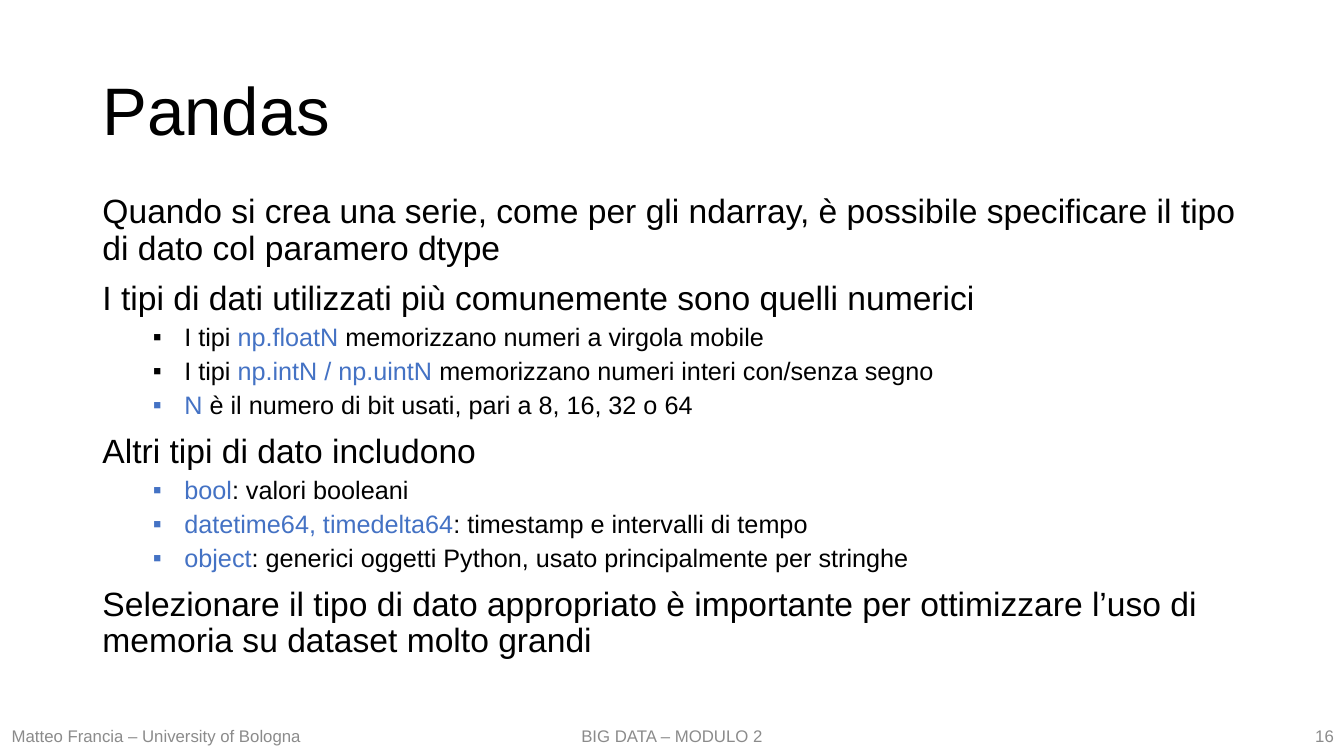
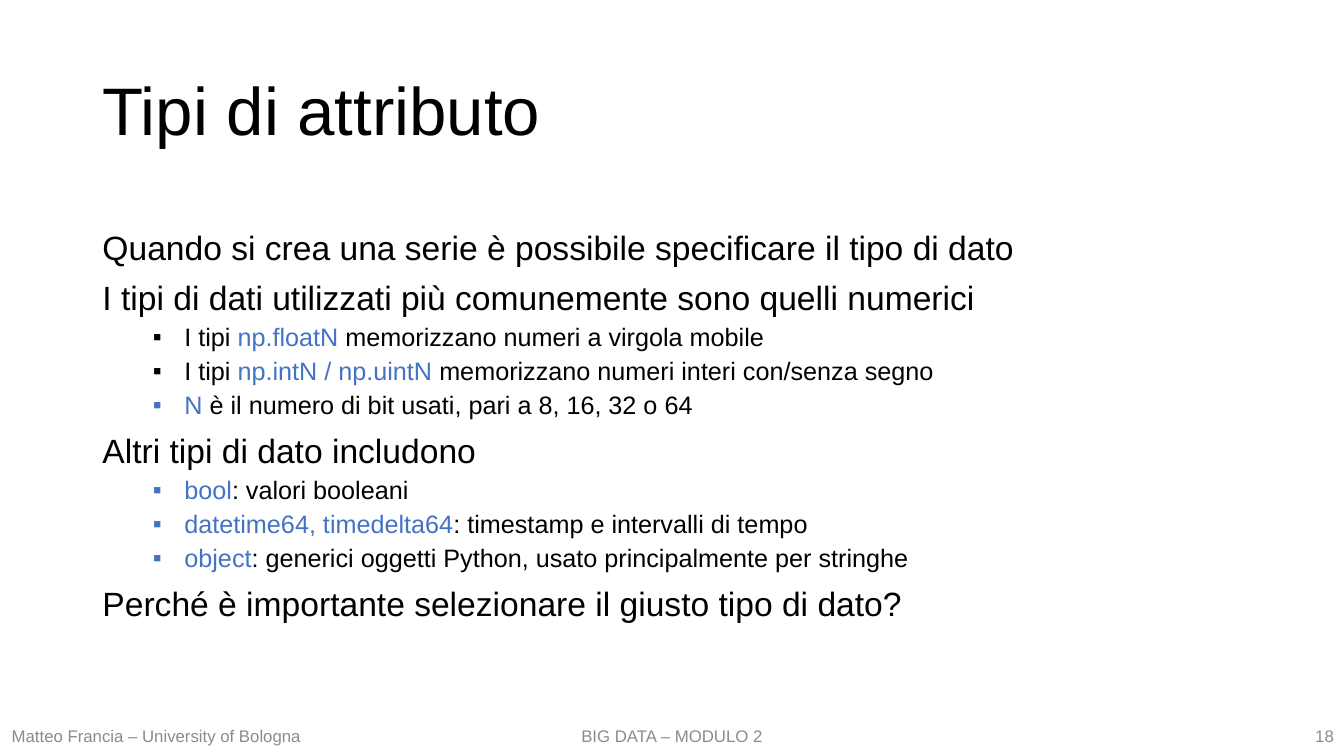
Before and after one commit to w4bo/teaching-handsondatapipelines, a slide deck: slide 18 of 01-DataPreprocessing/slides.pptx (slide 16 before the commit). Drawn at 1344x756 pixels with LibreOffice and Linux fonts; fonts in the diff are those of the drawing. Boxes give left, top, right and bottom in pixels: in the first picture for what was removed or moved away, otherwise in the second. Text is boxed around its words. In the diff, an @@ line names an element or a change of style, - is before the commit and + after.

```diff
--- a/01-DataPreprocessing/slides.pptx
+++ b/01-DataPreprocessing/slides.pptx
@@ title at box(102, 86, 541, 147): text changed @@
-Pandas
+Tipi di attributo
@@ text at box(102, 235, 1013, 267): text changed @@
-Quando si crea una serie, come per gli ndarray, è possibile specificare il tipo di dato col paramero dtype
+Quando si crea una serie è possibile specificare il tipo di dato
@@ text at box(102, 591, 902, 623): text changed @@
-Selezionare il tipo di dato appropriato è importante per ottimizzare l’uso di memoria su dataset molto grandi
+Perché è importante selezionare il giusto tipo di dato?
```
Also in this commit, not shown: 20 other slides changed, 5 slides added, 4 other files.
